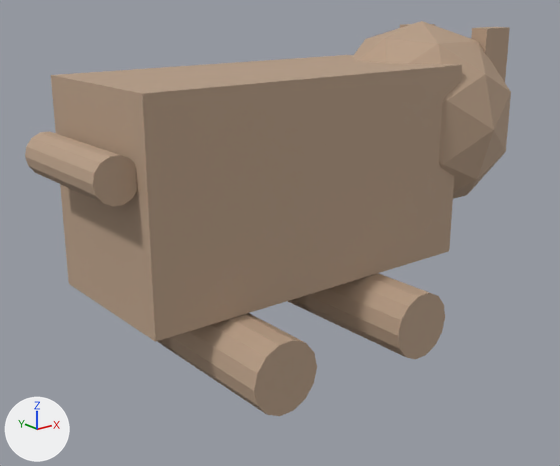
An edit to the glTF model public/builder-assets/openlife/pet_dog.glb, drawn before and after from the same camera.
Camera for both pictures: a camera (50 mm lens) standing at (-0.697, -0.896, 0.609) and looking at (0.035, 0.02, 0.243). The axes (+X, +Y, +Z) are drawn at lower left. The lights are the same throughout. The picture after the commit comes second.

The first picture shows 'p000', 'p001', 'p002', 'p003', 'p004', 'p005', 'p006', 'p007', 'p008'.
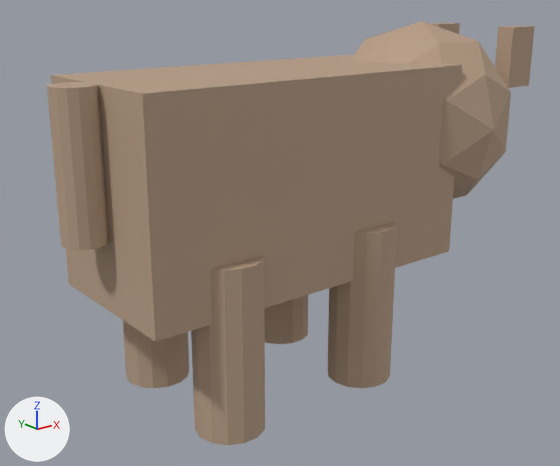
Changed parts and their boxes [x1, y1, x2, y2] in the pictures (560 x 466 px):
'p002', moved, turned
    before: [159, 313, 317, 416]
    after: [191, 256, 265, 445]
'p003', moved, turned
    before: [291, 273, 445, 359]
    after: [328, 222, 397, 388]
'p006', moved, turned
    before: [25, 131, 137, 207]
    after: [47, 82, 109, 250]
'p004', moved, turned (mostly hidden before)
    before: [157, 338, 180, 357]
    after: [123, 320, 189, 388]
'p007', moved
    before: [471, 27, 510, 82]
    after: [495, 26, 535, 88]
'p005', moved, turned (mostly hidden before)
    before: [288, 297, 313, 313]
    after: [264, 295, 308, 344]
'p008', moved (mostly hidden before)
    before: [400, 24, 435, 28]
    after: [429, 23, 460, 34]

What the commit changed:
Object 'p002' (ob_p002) moves from (0.0, 0.0, 0.0) to (0.0, 0.05, 0.25).
Object 'p002' (ob_p002) turns from (0, 0, 0) to (90, 0, 0) degrees about x, y and z.
Object 'p003' (ob_p003) moves from (0.0, 0.0, 0.0) to (0.0, 0.05, 0.25).
Object 'p003' (ob_p003) turns from (0, 0, 0) to (90, 0, 0) degrees about x, y and z.
Object 'p004' (ob_p004) moves from (0.0, 0.0, 0.0) to (0.0, 0.25, 0.05).
Object 'p004' (ob_p004) turns from (0, 0, 0) to (90, 0, 0) degrees about x, y and z.
Object 'p005' (ob_p005) moves from (0.0, 0.0, 0.0) to (0.0, 0.25, 0.05).
Object 'p005' (ob_p005) turns from (0, 0, 0) to (90, 0, 0) degrees about x, y and z.
Object 'p006' (ob_p006) moves from (0.0, 0.0, 0.0) to (0.0, 0.4, 0.4).
Object 'p006' (ob_p006) turns from (0, 0, 0) to (90, 0, 0) degrees about x, y and z.
Object 'p007' (ob_p007) moves from (0.0, 0.0, 0.0) to (0.07, 0.0, 0.0).
Object 'p008' (ob_p008) moves from (0.0, 0.0, 0.0) to (0.07, 0.0, 0.0).
